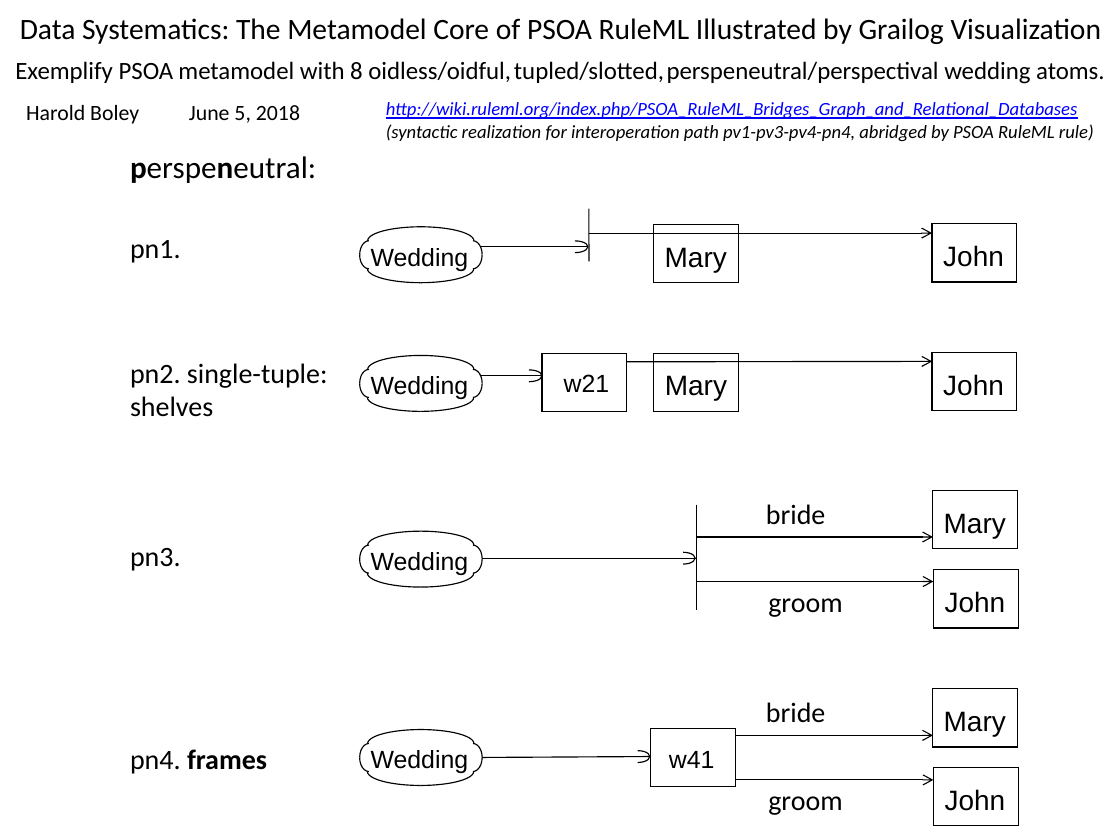
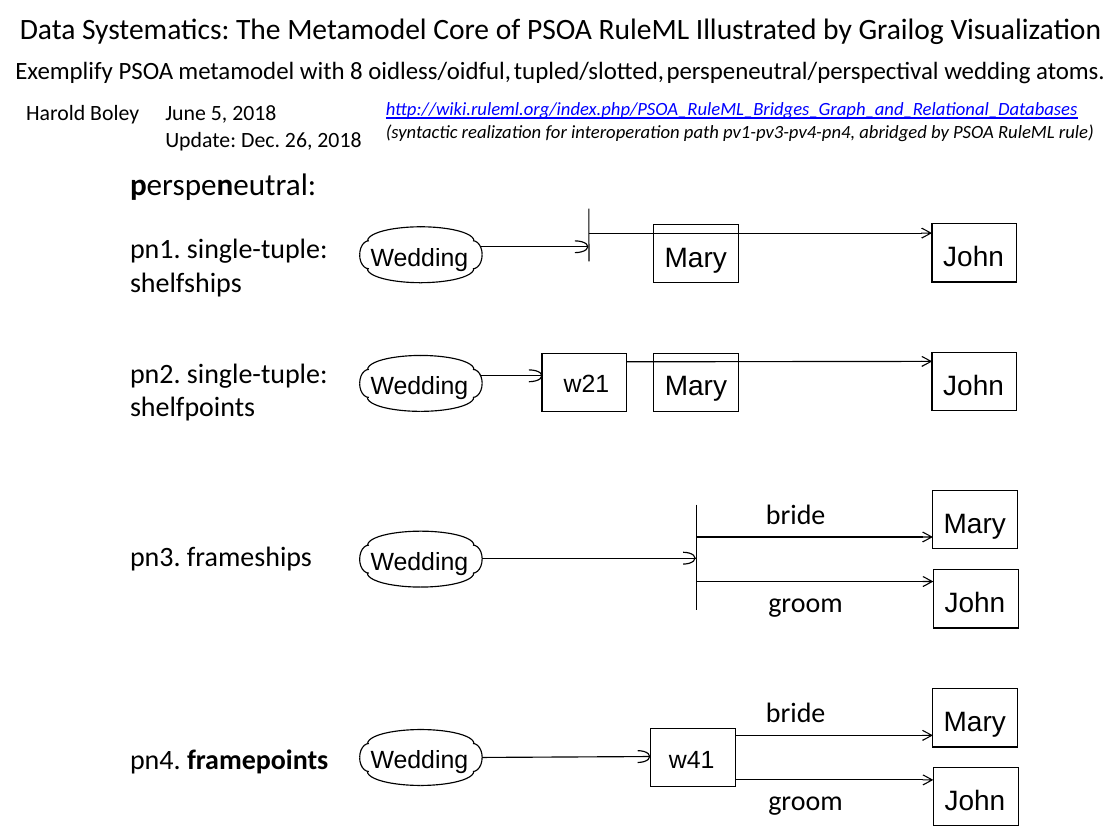
Before and after one commit to RuleML/ruleml-website, a slide deck: slide 1 of talks/WeddingMetaCore.pptx. Drawn at 1120x840 pixels with LibreOffice and Linux fonts; fonts in the diff are those of the drawing. Boxes give left, top, right and bottom in pixels: in the first picture for what was removed or moved away, otherwise in the second. Text is boxed around its words. In the diff, an @@ line names an element or a change of style, - is before the commit and + after.

```diff
--- a/talks/WeddingMetaCore.pptx
+++ b/talks/WeddingMetaCore.pptx
@@ text "June 5, 2018": place and size @@
-text "June 5, 2018" at <box>189,105,300,123</box>
+text "June 5, 2018" at <box>165,105,361,151</box>
@@ text at <box>165,132,361,151</box>: paragraph added @@
+Update: Dec. 26, 2018
@@ text "perspeneutral:": place and size @@
-text "perspeneutral:" at <box>130,156,316,183</box>
+text "perspeneutral:" at <box>130,173,316,200</box>
@@ text at <box>130,238,328,297</box>: text changed @@
-pn1.
+pn1. single-tuple:
+shelfships
@@ text at <box>130,396,255,421</box>: text changed @@
-shelves
+shelfpoints
@@ text at <box>130,546,312,571</box>: text changed @@
-pn3.
+pn3. frameships
@@ text at <box>130,749,328,774</box>: text changed @@
-pn4. frames
+pn4. framepoints
```
Also in this commit, not shown: 1 other slide changed, 1 other file.
